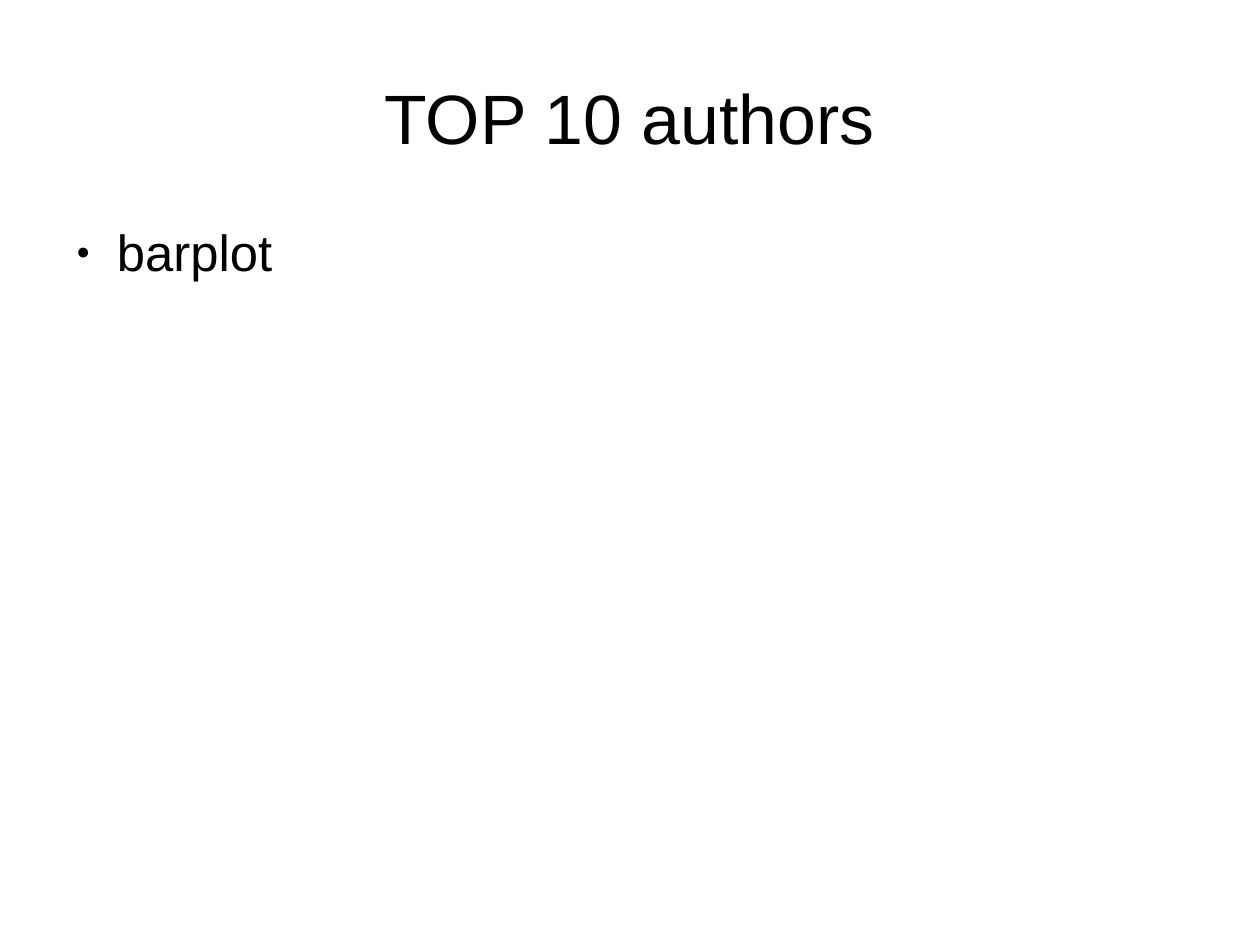
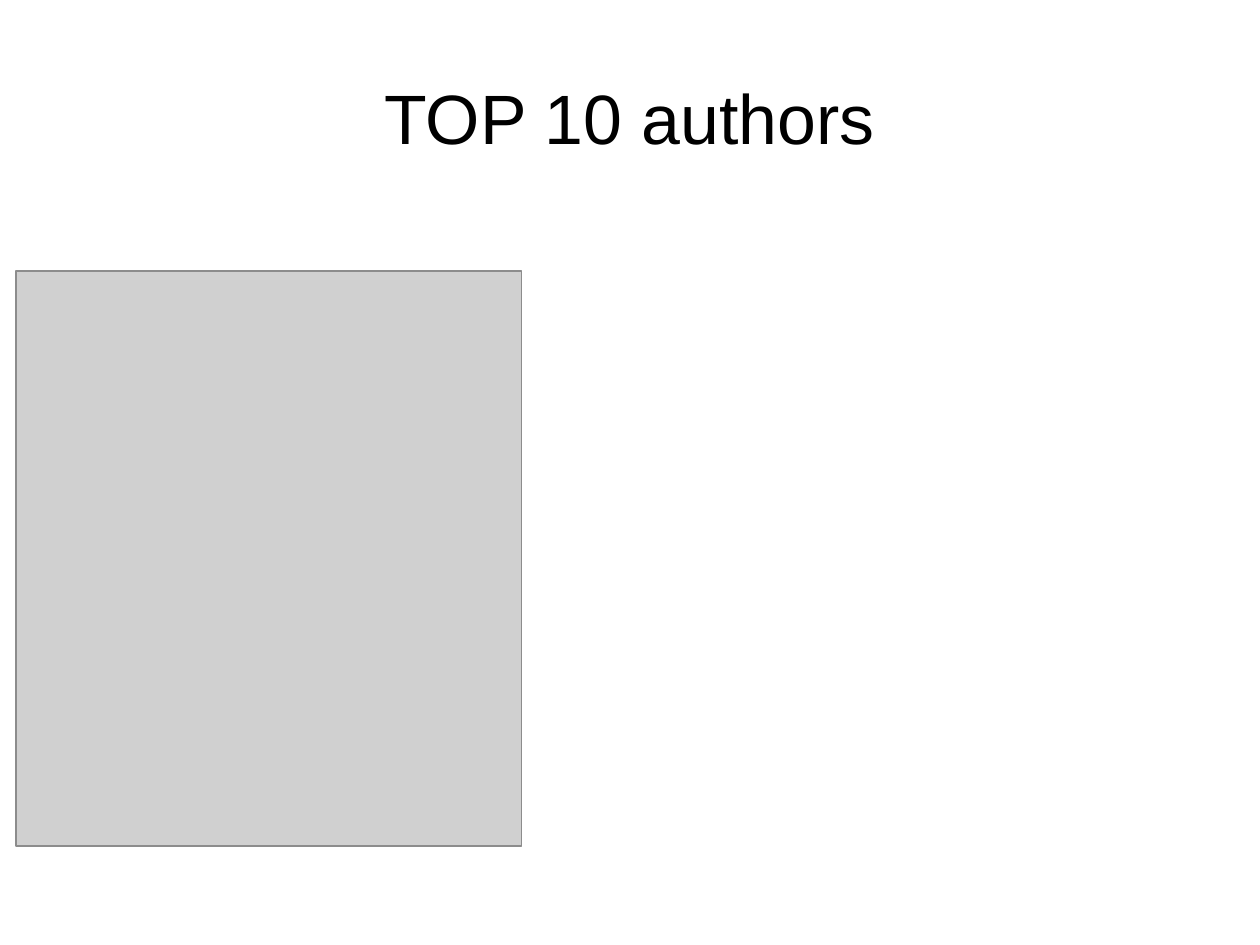
Before and after one commit to propan2one/BibliographeR, a slide deck: slide 4 of slidesUser2019.odp. Drawn at 1260x945 pixels with LibreOffice and Linux fonts; fonts in the diff are those of the drawing; grey boxes stand for pictures. Boxes give left, top, right and bottom in pixels: in the first picture for what was removed or moved away, otherwise in the second. Text is boxed around its words. In the diff, an @@ line names an element or a change of style, - is before the commit and + after.

Commit message:
slide barplot authors

```diff
--- a/slidesUser2019.odp
+++ b/slidesUser2019.odp
@@ text removed at box(117, 234, 272, 282) @@
-● barplot
@@ picture added at box(16, 271, 523, 846) @@
```
Also in this commit, not shown: 2 other files.
